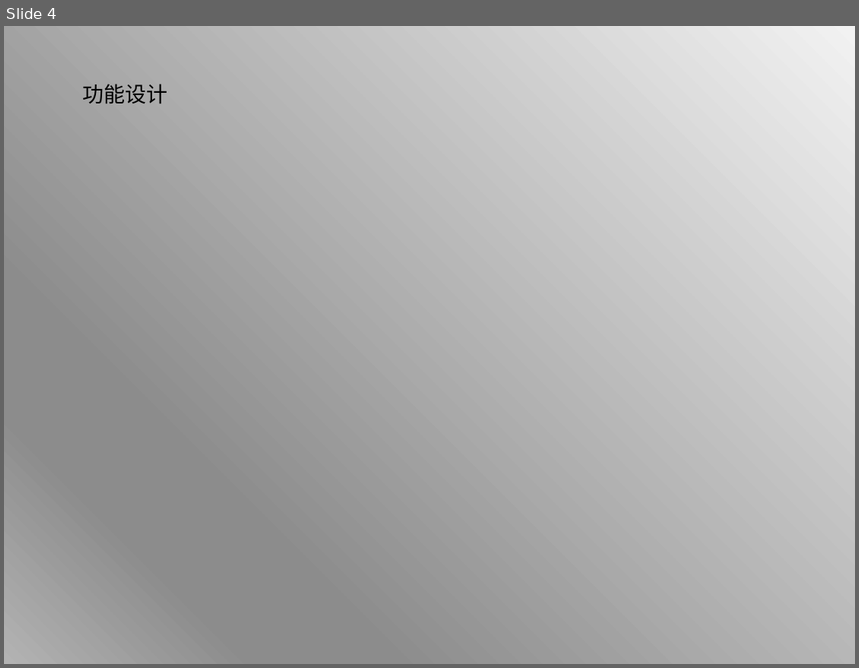
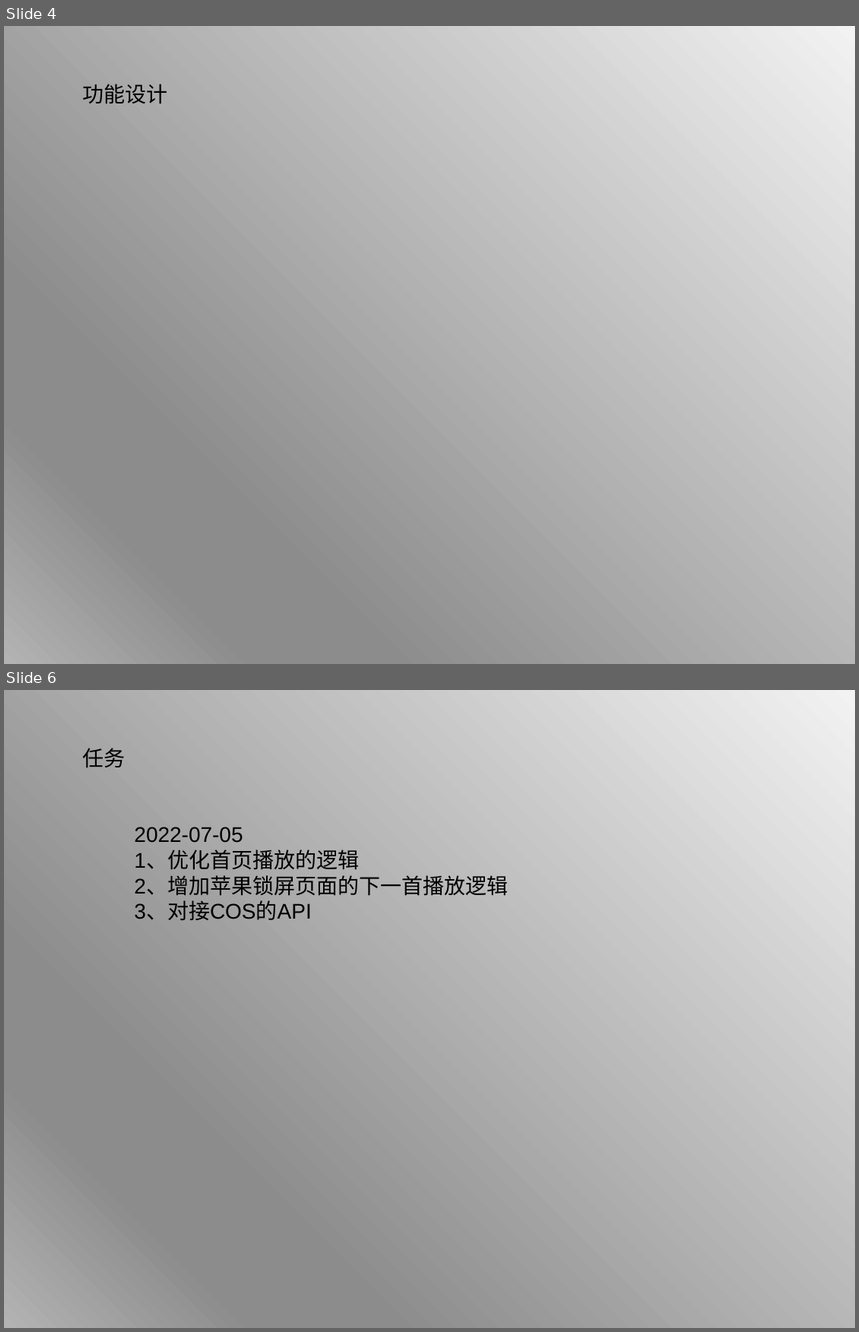
Before and after one commit to xiaonanbo1998/notes, a slide deck: XMind/listener.pptx. Shown one above the other, each under a label of ours: slide 4 before the commit, slides 4 and 6 after it; the slides between them are not shown. The pictures are 859x668 and 859x1332 pixels, drawn with LibreOffice and Linux fonts; fonts in the diff are those of the drawing. Boxes give left, top, right and bottom in pixels: in the first picture for what was removed or moved away, otherwise in the second. Text is boxed around its words. In the diff, an @@ line names an element or a change of style, - is before the commit and + after.

```diff
--- a/XMind/listener.pptx
+++ b/XMind/listener.pptx
@@ slide 6 added at bbox=[4, 690, 855, 1328], background gradient #F2F2F2 to #8C8C8C to #B2B2B2 @@
@@ text added at bbox=[83, 748, 126, 768], 18 pt, text #000000 @@
+任务
@@ text added at bbox=[134, 827, 508, 920], 18 pt, text #000000 @@
+2022-07-05
+1、优化首页播放的逻辑
+2、增加苹果锁屏页面的下一首播放逻辑
+3、对接COS的API
```
Also in this commit, not shown: 1 slide changed, 29 other files.
